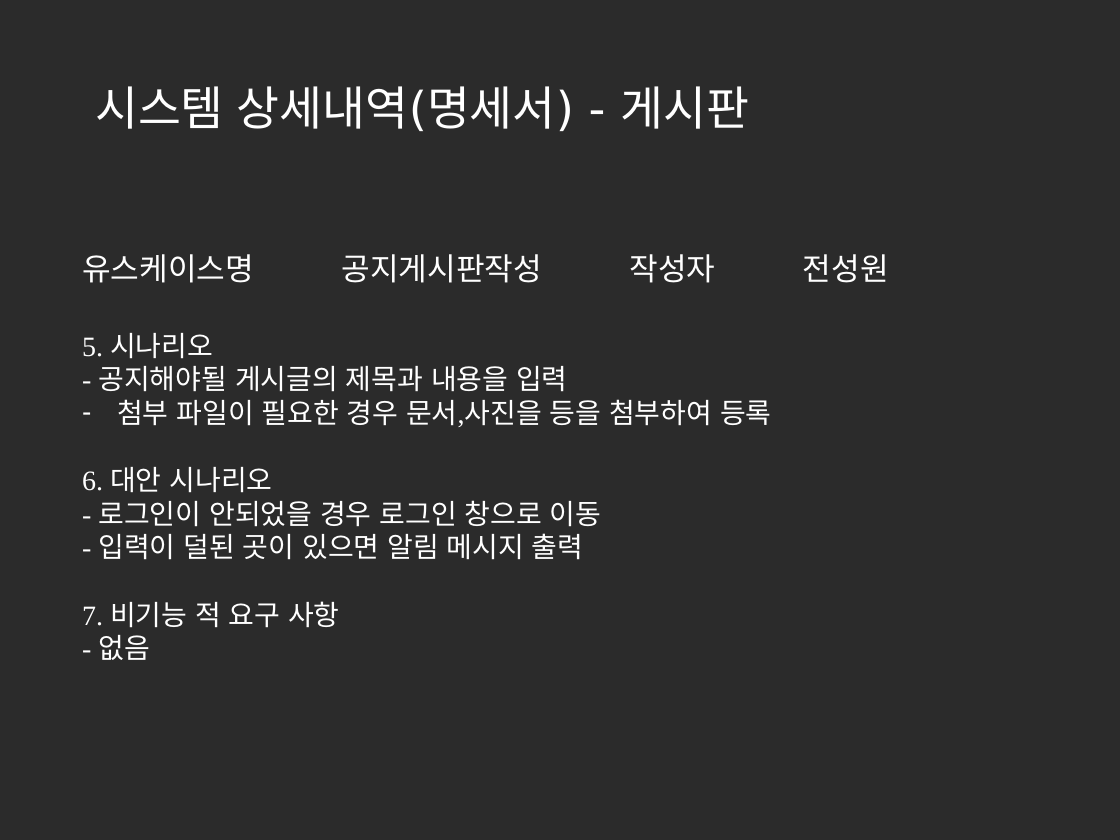
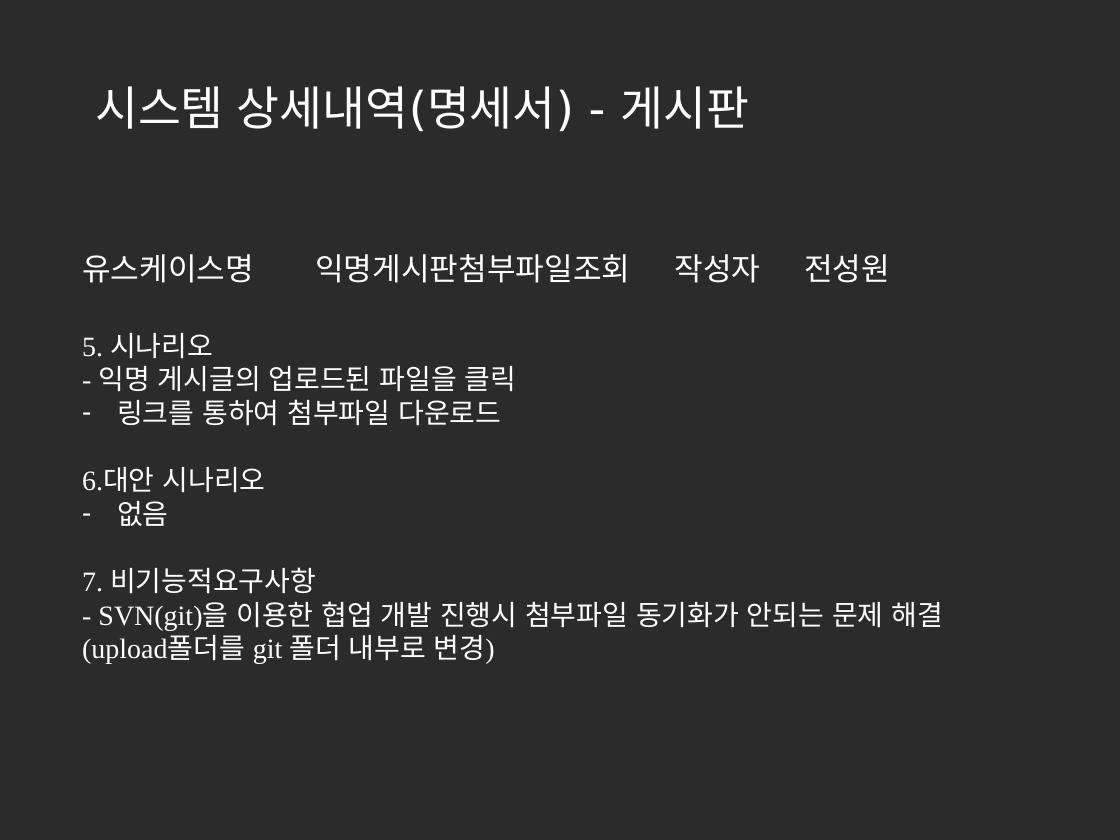
Before and after one commit to korea600/useful, a slide deck: slide 103 of Useful/UML/Presentation/useful_ppt_초안(수정중).pptx (slide 74 before the commit). Drawn at 1120x840 pixels with LibreOffice and Linux fonts; fonts in the diff are those of the drawing; background and template pictures are left out; a plain dark background stands for a picture behind light text. Boxes give left, top, right and bottom in pixels: in the first picture for what was removed or moved away, otherwise in the second. Text is boxed around its words. In the diff, an @@ line names an element or a change of style, - is before the commit and + after.

Commit message:
명세서 작성완료

```diff
--- a/Useful/UML/Presentation/useful_ppt_초안(수정중).pptx
+++ b/Useful/UML/Presentation/useful_ppt_초안(수정중).pptx
@@ text at (82,254,890,283): text changed @@
-유스케이스명 공지게시판작성 작성자 전성원
+유스케이스명 익명게시판첨부파일조회 작성자 전성원
@@ text at (82,366,943,664): text changed @@
-- 공지해야될 게시글의 제목과 내용을 입력
-– 첨부 파일이 필요한 경우 문서,사진을 등을 첨부하여 등록
-6. 대안 시나리오
-- 로그인이 안되었을 경우 로그인 창으로 이동
-- 입력이 덜된 곳이 있으면 알림 메시지 출력
-7. 비기능 적 요구 사항
-- 없음
+- 익명 게시글의 업로드된 파일을 클릭
+– 링크를 통하여 첨부파일 다운로드
+6.대안 시나리오
+– 없음
+7. 비기능적요구사항
+- SVN(git)을 이용한 협업 개발 진행시 첨부파일 동기화가 안되는 문제 해결
+(upload폴더를 git 폴더 내부로 변경)
```
Also in this commit, not shown: 9 other slides changed, 90 slides added.
